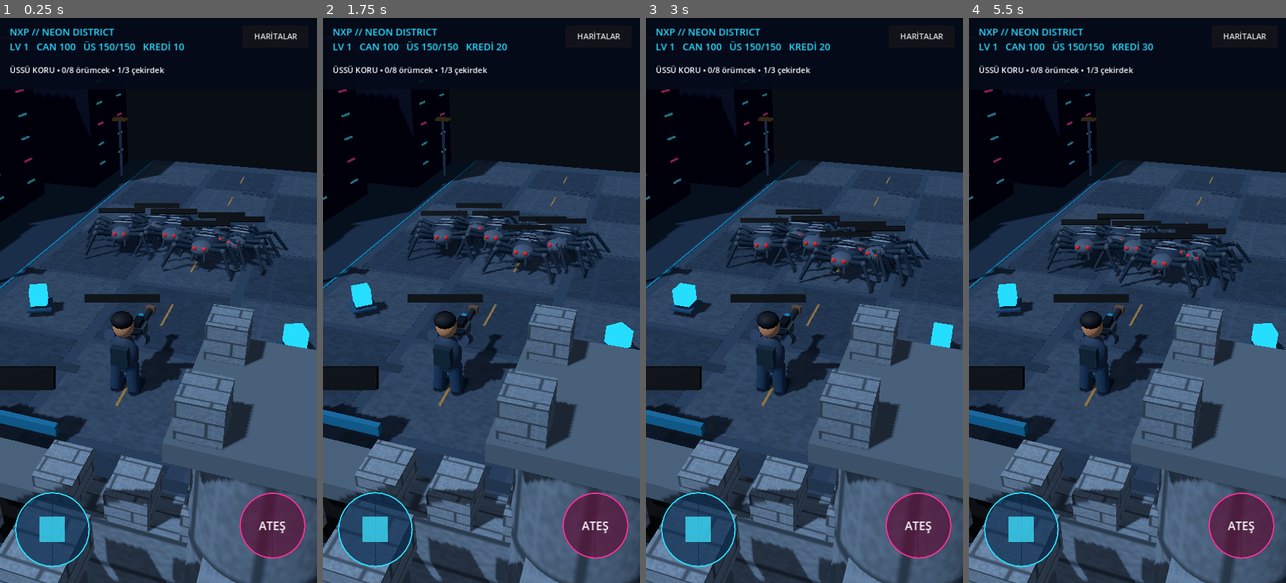
Above: before the commit, frames 1-4 (left to right).
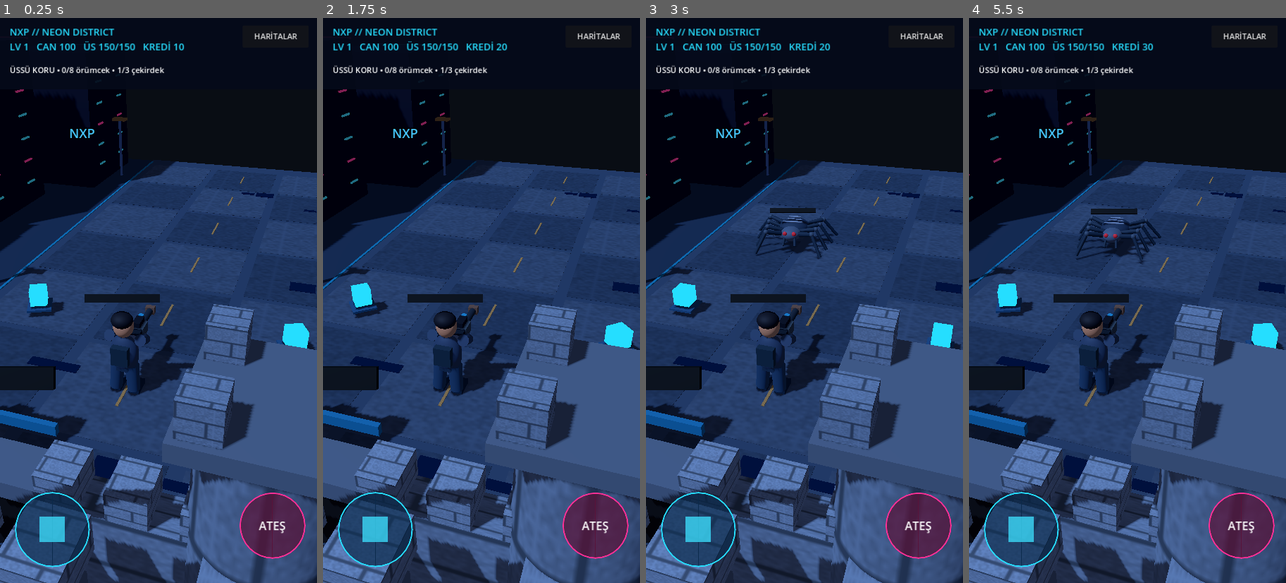
Above: after the commit, the same moments.

Repository: NXP-Network/NXP-Network
Game: Godot game, scene res://main.tscn
Two runs of this game, one before a commit and one after it. Both use one fixed random seed, a clock stepped at 60 frames per second and the inputs below.
Inputs (mouse positions are in pixels of both pictures, inside the frame that each line leads up to):
- Up to frame 1 (0.25 s): no input
- Up to frame 2 (1.75 s): click "HARİTALAR" at 0.5 s; click "1. NEON DISTRICT" at 1.25 s
- Up to frame 3 (3 s): click "HARİTALAR" at 2 s; click "OYUNA DÖN" at 2.75 s
- Up to frame 4 (5.5 s): click "HARİTALAR" at 3.5 s; click "1. NEON DISTRICT" at 4.25 s; move the mouse to (1197, 272) at 5.02 s; click (1197, 272) at 5.17 s

The runs differ from the first frame. In frame 1, 4.9% of the frame differs, in the area x 8-100%, y 19-85%; in frame 2, 4.9%; in frame 3, 4.9%; in frame 4, 5.3%.

Commit message:
Stagger spider spawns and improve map lighting

Diff:
--- a/godot/main.gd
+++ b/godot/main.gd
@@ -29,9 +29,10 @@
 var stone_texture: Texture2D
 var road_texture: Texture2D
 var kill_goal := 8
+var spawned := 0
 var choosing_map := false
 var fire_timer := 0.0
-var spawn_timer := 0.0
+var spawn_timer := 0.8
 var game_over := false
 var boss_spawned := false
 var joy_origin := Vector2.ZERO
@@ -55,8 +56,6 @@
 	_build_ui()
 	for i in range(3):
 		_spawn_core(Vector3(-4.2 + i * 4.2, 0, -3.0 + (i % 2) * 4.0))
-	for i in range(5):
-		_spawn_enemy(false)
 	_refresh_ui()
 
 func _load_progress() -> void:
@@ -167,13 +166,13 @@
 	settings.background_mode = Environment.BG_COLOR
 	settings.background_color = [Color(0.035, 0.05, 0.08), Color(0.16, 0.11, 0.08), Color(0.04, 0.11, 0.17), Color(0.055, 0.035, 0.12)][stage]
 	settings.ambient_light_source = Environment.AMBIENT_SOURCE_COLOR
-	settings.ambient_light_color = Color(0.4, 0.48, 0.58)
+	settings.ambient_light_color = [Color(0.36, 0.43, 0.62), Color(0.66, 0.43, 0.26), Color(0.36, 0.55, 0.68), Color(0.47, 0.39, 0.68)][stage]
 	settings.ambient_light_energy = 1.0
 	env.environment = settings
 	add_child(env)
 	var sun := DirectionalLight3D.new()
 	sun.rotation_degrees = Vector3(-55, -40, 0)
-	sun.light_color = Color(0.64, 0.75, 0.86)
+	sun.light_color = [Color(0.56, 0.72, 0.94), Color(1.0, 0.69, 0.4), Color(0.6, 0.84, 0.95), Color(0.72, 0.59, 1.0)][stage]
 	sun.light_energy = 0.85
 	sun.shadow_enabled = true
 	add_child(sun)
@@ -194,7 +193,12 @@
 	for i in range(18):
 		var x := rng.randf_range(-5.6, 5.6)
 		var z := rng.randf_range(-20, 20)
-		block(self, Vector3(rng.randf_range(0.5, 1.8), 0.013, rng.randf_range(0.2, 0.8)), Vector3(x, 0.048, z), road.darkened(0.16))
+		var patch := block(self, Vector3(rng.randf_range(0.5, 1.8), 0.013, rng.randf_range(0.2, 0.8)), Vector3(x, 0.048, z), road.darkened(0.16))
+		if stage == 0:
+			var wet := material(Color(0.11, 0.17, 0.28))
+			wet.metallic = 0.55
+			wet.roughness = 0.17
+			patch.material_override = wet
 	for side_value in ([-1, 1] if stage == 0 else []):
 		var side := float(side_value)
 		block(self, Vector3(0.1, 0.055, 45), Vector3(side * 6.4, 0.02, 0), Color(0.11, 0.42, 0.5))
@@ -217,6 +221,16 @@
 		block(self, Vector3(0.9, 0.9, 0.9), Vector3(side * rng.randf_range(6.9, 8.5), 0.45, z), Color(0.24, 0.19, 0.16))
 		block(self, Vector3(0.96, 0.07, 0.96), Vector3(side * 7.5, 0.94, z), Color(0.55, 0.39, 0.21))
 	_build_map_props()
+	if stage == 0:
+		for i in range(4):
+			var sign := Label3D.new()
+			sign.text = "NXP" if i % 2 == 0 else "NEON"
+			sign.font_size = 40
+			sign.pixel_size = 0.016
+			sign.modulate = Color(0.28, 0.79, 1.0) if i % 2 == 0 else Color(0.92, 0.3, 0.78)
+			sign.billboard = BaseMaterial3D.BILLBOARD_ENABLED
+			sign.position = Vector3(-7.4 if i % 2 == 0 else 7.4, 3.5, -14.0 + i * 8.0)
+			add_child(sign)
 	camera = Camera3D.new()
 	camera.projection = Camera3D.PROJECTION_PERSPECTIVE
 	camera.fov = 58.0
@@ -337,7 +351,11 @@
 
 func _spawn_enemy(boss: bool) -> void:
 	var root := Node3D.new()
-	root.position = Vector3(rng.randf_range(-3.5, 3.5), 0, rng.randf_range(-10.5, -8.0))
+	var lanes := [-2.5, 0.0, 2.5, -1.2, 1.2]
+	var lane_x: float = lanes[spawned % lanes.size()]
+	root.position = Vector3(lane_x, 0, -9.5)
+	if not boss:
+		spawned += 1
 	add_child(root)
 	var scale_factor := 2.1 if boss else 1.0
 	root.scale = Vector3.ONE * scale_factor
@@ -392,10 +410,10 @@
 	fire_timer = maxf(0.0, fire_timer - delta)
 	if fire_held or Input.is_action_pressed("fire"):
 		_shoot()
-	spawn_timer -= delta
-	if spawn_timer <= 0.0 and enemies.size() < 6 and not boss_spawned and kills < kill_goal:
+	spawn_timer = maxf(0.0, spawn_timer - delta)
+	if spawn_timer <= 0.0 and enemies.size() < 4 and not boss_spawned and spawned < kill_goal:
 		_spawn_enemy(false)
-		spawn_timer = maxf(2.6, 3.6 - stage * 0.22)
+		spawn_timer = maxf(3.3, 4.2 - stage * 0.2)
 	for i in range(enemies.size() - 1, -1, -1):
 		var enemy: Dictionary = enemies[i]
 		var node: Node3D = enemy["node"]
